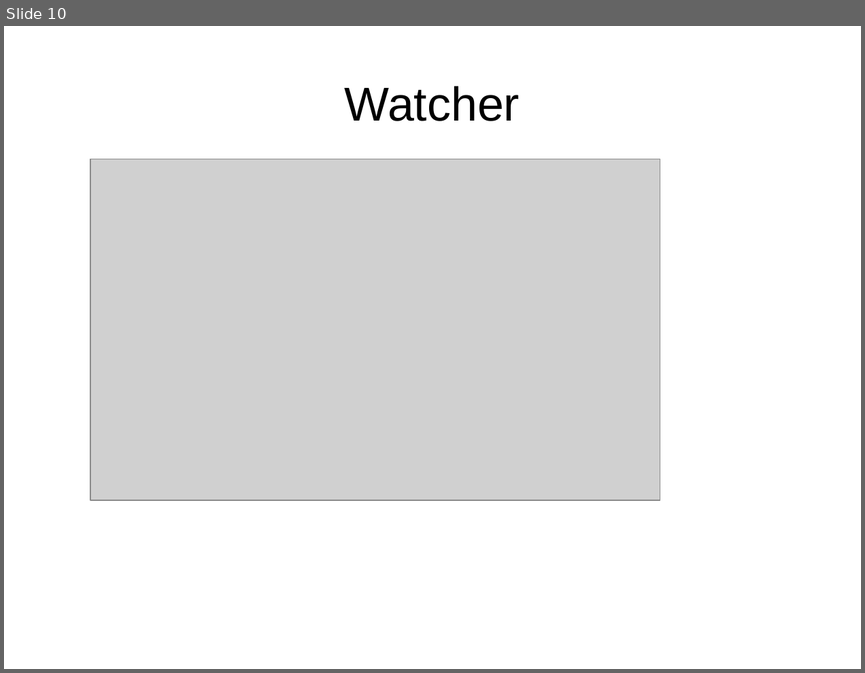
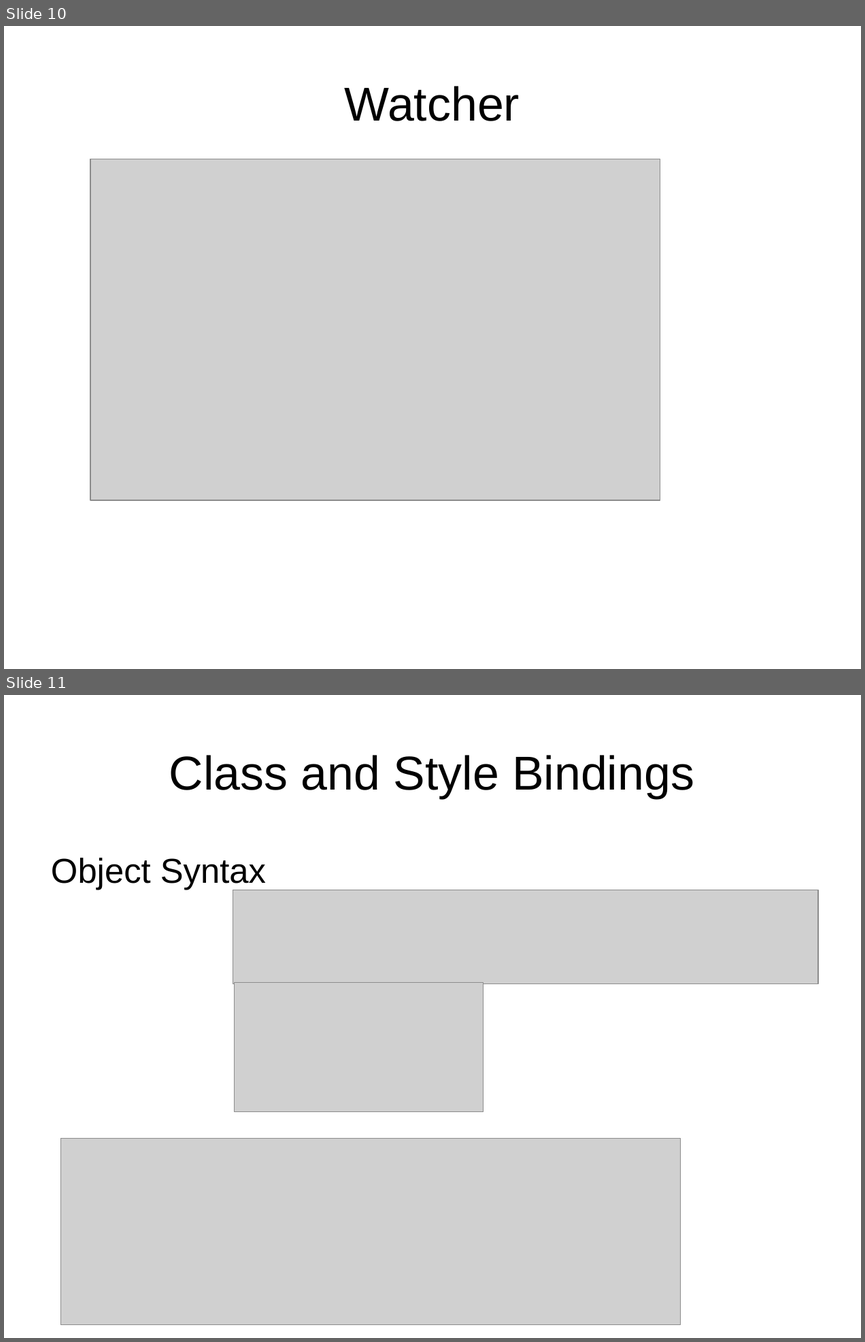
Before and after one commit to duet-ngyen/vue-learning, a slide deck: vuejs.ppt. Shown one above the other, each under a label of ours: slide 10 before the commit, slides 10 and 11 after it. The pictures are 865x673 and 865x1342 pixels, drawn with LibreOffice and Linux fonts; fonts in the diff are those of the drawing; grey boxes stand for pictures. Boxes give left, top, right and bottom in pixels: in the first picture for what was removed or moved away, otherwise in the second. Text is boxed around its words. In the diff, an @@ line names an element or a change of style, - is before the commit and + after.

```diff
--- a/vuejs.ppt
+++ b/vuejs.ppt
@@ slide 11 added at (x1=4, y1=695, x2=861, y2=1338), background #FFFFFF @@
@@ title added at (x1=169, y1=755, x2=694, y2=799), 44 pt, text #000000 @@
+Class and Style Bindings
@@ text added at (x1=51, y1=858, x2=266, y2=889), 32 pt, text #000000 @@
+Object Syntax
@@ picture added at (x1=232, y1=890, x2=818, y2=984) @@
@@ picture added at (x1=234, y1=983, x2=483, y2=1112) @@
@@ picture added at (x1=60, y1=1138, x2=681, y2=1325) @@
```
Also in this commit, not shown: 2 slides changed, 2 other slides added, 1 other file.
